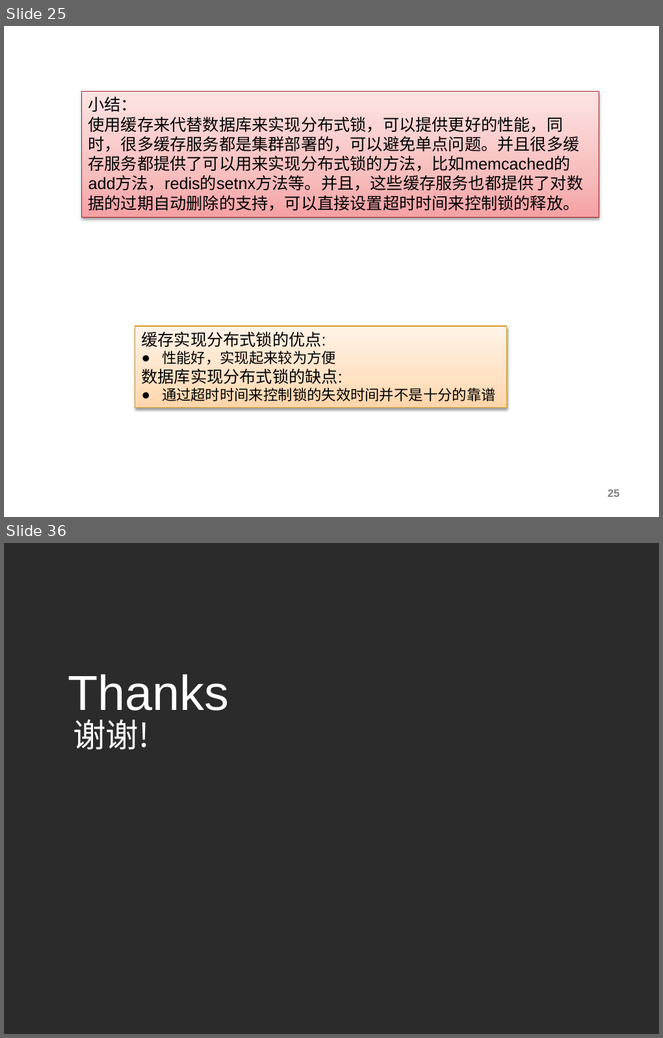
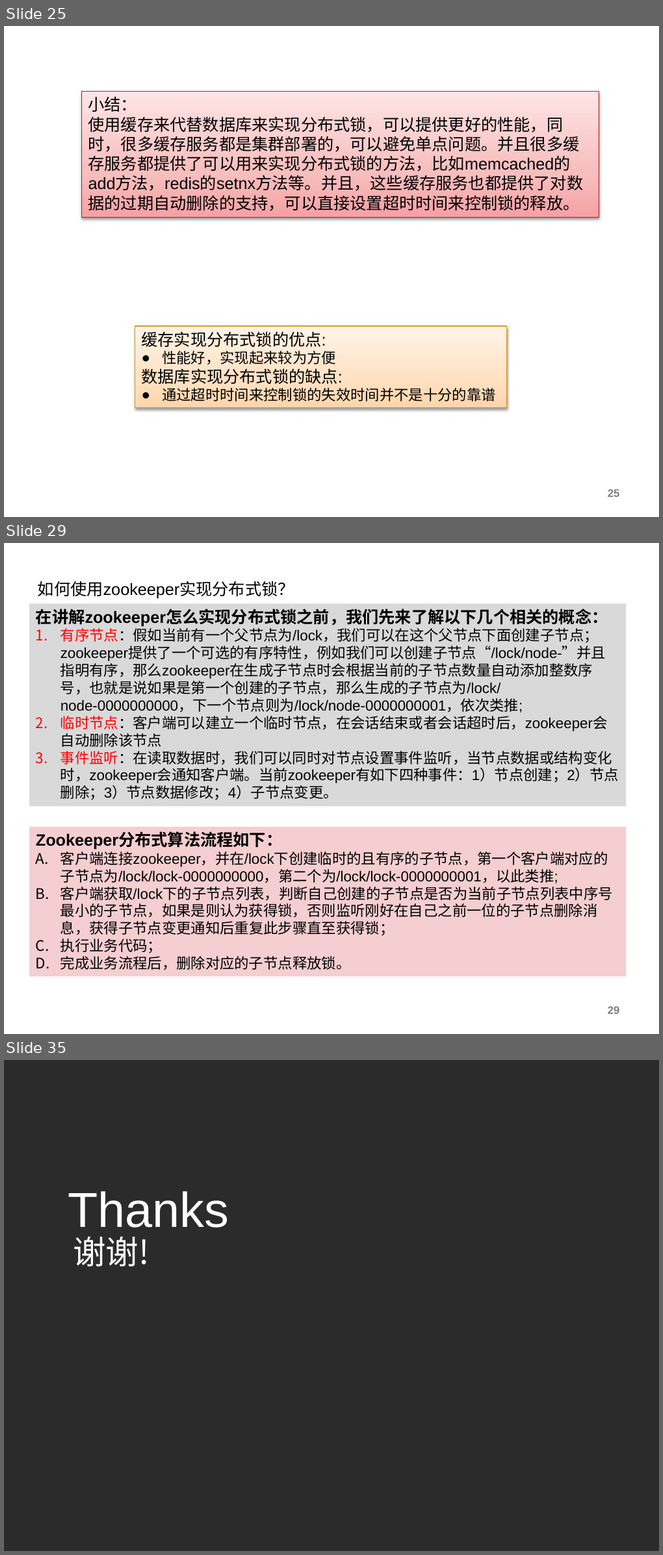
Before and after one commit to charlesmao/document, a slide deck: 分布式锁的三种实现方式-20180419.pptx. Shown one above the other, each under a label of ours: slides 25 and 36 before the commit, slides 25, 29 and 35 after it; the slides between them are not shown. The pictures are 663x1038 and 663x1555 pixels, drawn with LibreOffice and Linux fonts; fonts in the diff are those of the drawing; background and template pictures are left out; a plain dark background stands for a picture behind light text. Boxes give left, top, right and bottom in pixels: in the first picture for what was removed or moved away, otherwise in the second. Text is boxed around its words. In the diff, an @@ line names an element or a change of style, - is before the commit and + after.

```diff
--- a/分布式锁的三种实现方式-20180419.pptx
+++ b/分布式锁的三种实现方式-20180419.pptx
@@ slide 29 added at <box>4,543,659,1034</box>, background #FFFFFF @@
@@ text added at <box>38,581,295,599</box>, 18 pt, text #000000 @@
+如何使用zookeeper实现分布式锁？
@@ rectangle added at <box>29,604,627,807</box>, fill #D9D9D9, 16 pt, text #000000 @@
+在讲解zookeeper怎么实现分布式锁之前，我们先来了解以下几个相关的概念：
+1. 有序节点：假如当前有一个父节点为/lock，我们可以在这个父节点下面创建子节点；zookeeper提供了一个可选的有序特性，例如我们可以创建子节点“/lock/node-”并且指明有序，那么zookeeper在生成子节点时会根据当前的子节点数量自动添加整数序号，也就是说如果是第一个创建的子节点，那么生成的子节点为/lock/node-0000000000，下一个节点则为/lock/node-0000000001，依次类推;
+2. 临时节点：客户端可以建立一个临时节点，在会话结束或者会话超时后，zookeeper会自动删除该节点
+3. 事件监听：在读取数据时，我们可以同时对节点设置事件监听，当节点数据或结构变化时，zookeeper会通知客户端。当前zookeeper有如下四种事件：1）节点创建；2）节点删除；3）节点数据修改；4）子节点变更。
@@ rectangle added at <box>29,826,627,977</box>, fill #F4CED0, 16 pt, text #000000 @@
+Zookeeper分布式算法流程如下：
+A. 客户端连接zookeeper，并在/lock下创建临时的且有序的子节点，第一个客户端对应的子节点为/lock/lock-0000000000，第二个为/lock/lock-0000000001，以此类推;
+B. 客户端获取/lock下的子节点列表，判断自己创建的子节点是否为当前子节点列表中序号最小的子节点，如果是则认为获得锁，否则监听刚好在自己之前一位的子节点删除消息，获得子节点变更通知后重复此步骤直至获得锁；
+C. 执行业务代码；
+D. 完成业务流程后，删除对应的子节点释放锁。
@@ page number added at <box>608,1006,620,1014</box>, 12 pt, text #808080, bold @@
+29
@@ what was slide 36 is now slide 35 @@
```
Also in this commit, not shown: 12 slides changed, 8 other slides added, 10 slides removed.
